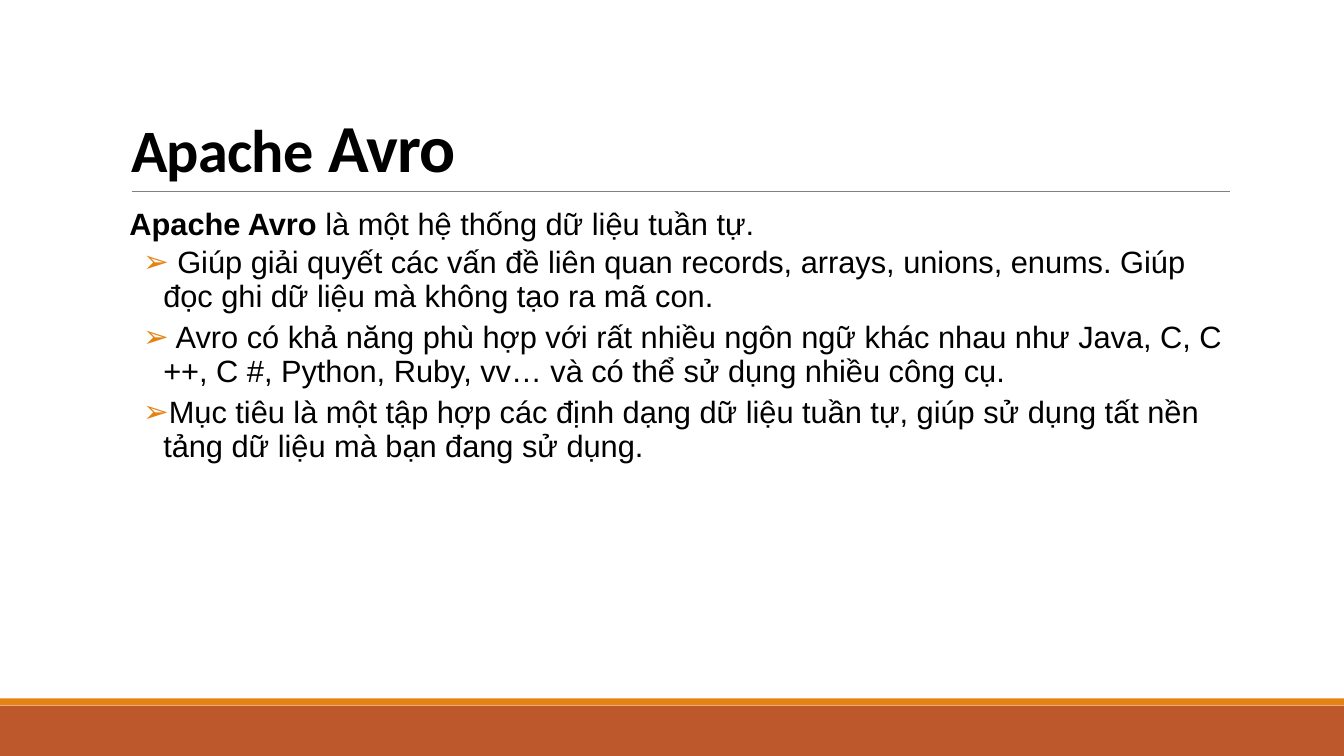
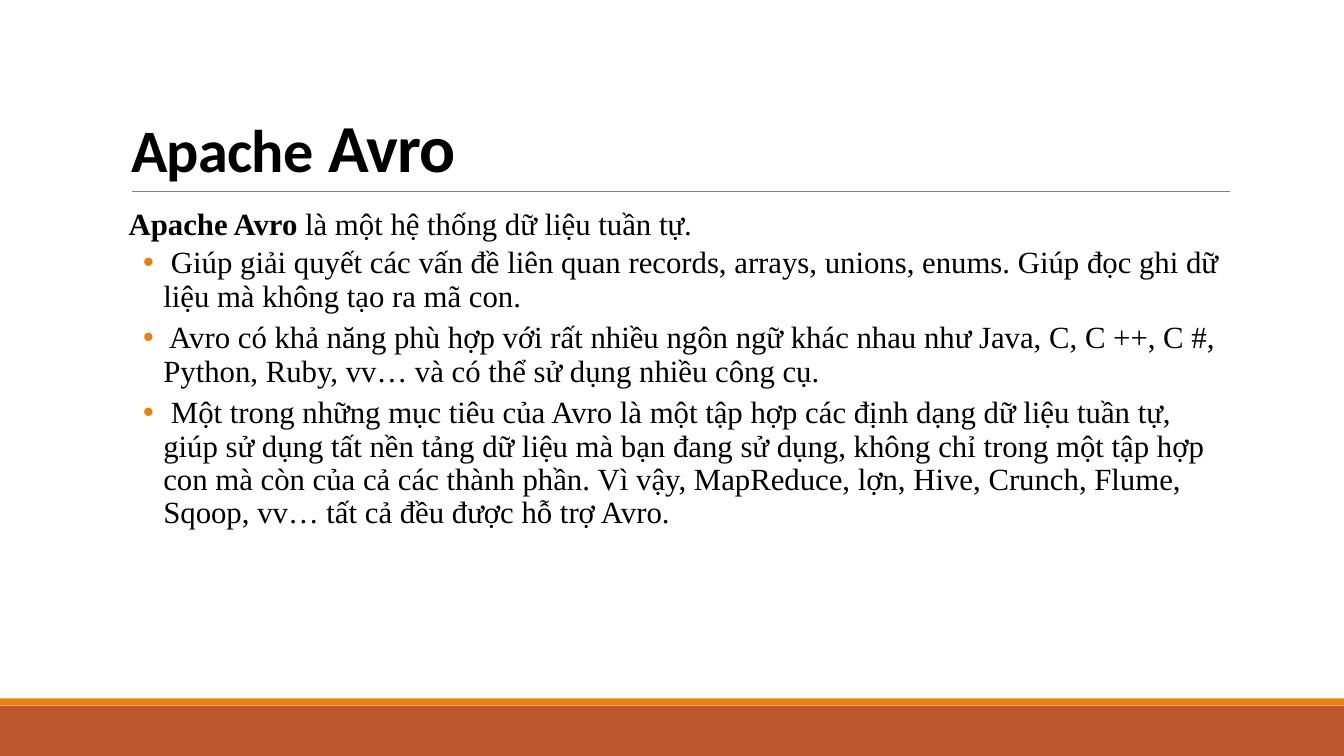
Before and after one commit to sonnv56/Mon-CVDHD-2014, a slide deck: slide 3 of Ngo_Van_Hieu/Xây dựng ứng dụng Với Hadoop.pptx. Drawn at 1344x756 pixels with LibreOffice and Linux fonts; fonts in the diff are those of the drawing. Boxes give left, top, right and bottom in pixels: in the first picture for what was removed or moved away, otherwise in the second. Text is boxed around its words. In the diff, an @@ line names an element or a change of style, - is before the commit and + after.

```diff
--- a/Ngo_Van_Hieu/Xây dựng ứng dụng Với Hadoop.pptx
+++ b/Ngo_Van_Hieu/Xây dựng ứng dụng Với Hadoop.pptx
@@ text at <box>129,212,1218,388</box>: font Arial to Times New Roman in "Apache Avro là một hệ thống dữ ...", "Giúp giải quyết các vấn đề liên ...", "Avro có khả năng phù hợp với ..."; bullet ➢ to • @@
@@ text at <box>163,400,1204,529</box>: text changed; font Arial to Times New Roman @@
-  ➢ Mục tiêu là một tập hợp các định dạng dữ liệu tuần tự, giúp sử dụng tất nền tảng dữ liệu mà bạn đang sử dụng.
+  • Một trong những mục tiêu của Avro là một tập hợp các định dạng dữ liệu tuần tự, giúp sử dụng tất nền tảng dữ liệu mà bạn đang sử dụng, không chỉ trong một tập hợp con mà còn của cả các thành phần. Vì vậy, MapReduce, lợn, Hive, Crunch, Flume, Sqoop, vv… tất cả đều được hỗ trợ Avro.
```
Also in this commit, not shown: 6 other slides changed, 1 other file.
